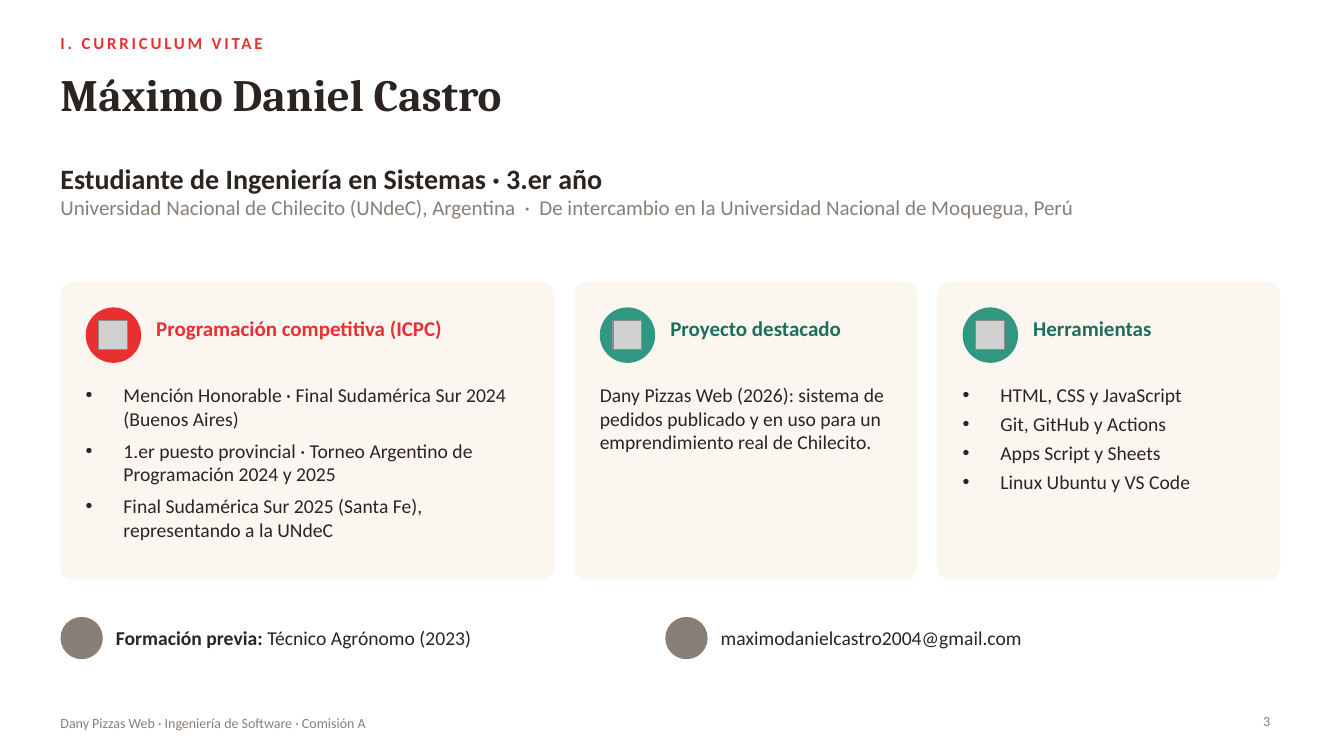
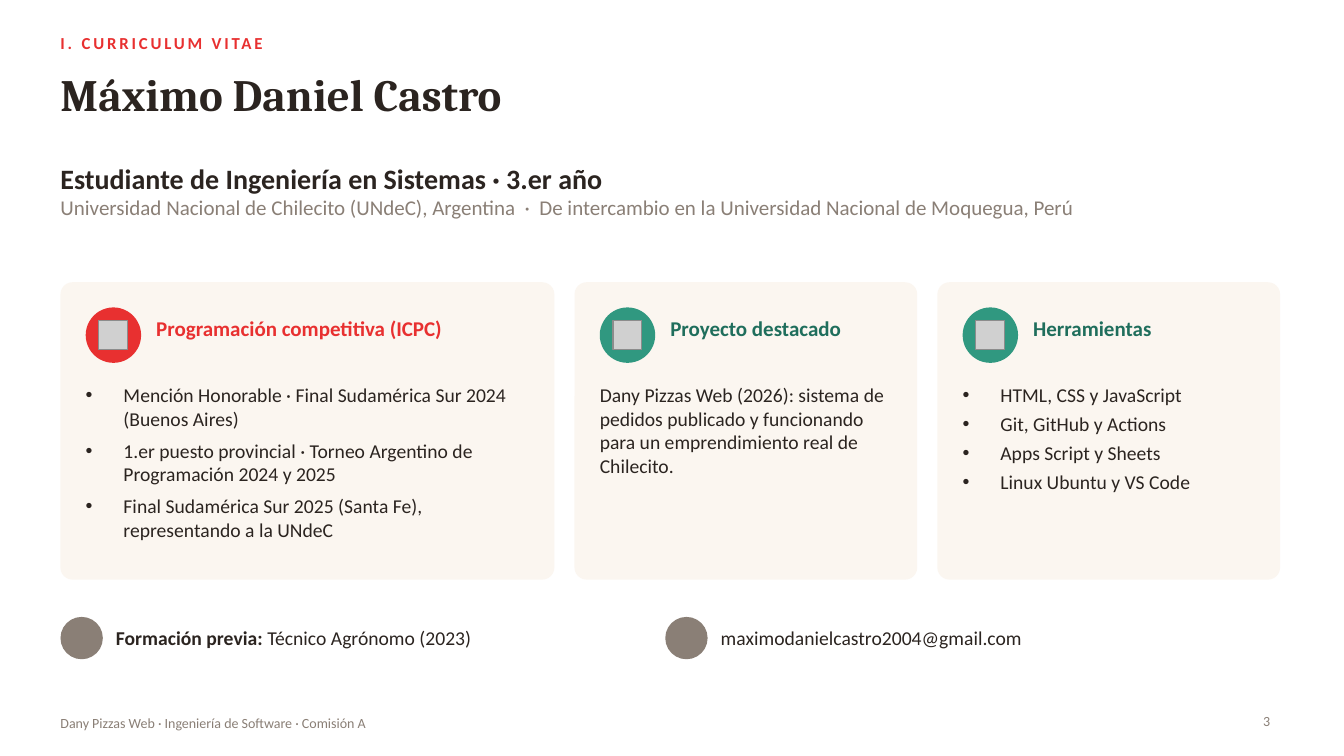
Before and after one commit to CastroMaximo/DanyPizzas, a slide deck: slide 3 of docs/presentacion/DanyPizzas_Presentacion.pptx. Drawn at 1344x756 pixels with LibreOffice and Linux fonts; fonts in the diff are those of the drawing; grey boxes stand for pictures; background and template pictures are left out. Boxes give left, top, right and bottom in pixels: in the first picture for what was removed or moved away, otherwise in the second. Text is boxed around its words. In the diff, an @@ line names an element or a change of style, - is before the commit and + after.

```diff
--- a/docs/presentacion/DanyPizzas_Presentacion.pptx
+++ b/docs/presentacion/DanyPizzas_Presentacion.pptx
@@ text at bbox=[600, 388, 884, 473]: text changed @@
-Dany Pizzas Web (2026): sistema de pedidos publicado y en uso para un emprendimiento real de Chilecito.
+Dany Pizzas Web (2026): sistema de pedidos publicado y funcionando para un emprendimiento real de Chilecito.
```
Also in this commit, not shown: 2 other slides changed, 2 other files.
